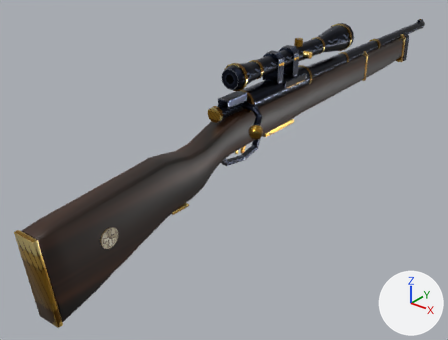
Before and after pictures for a commit that changed the glTF model assets/models/gun/sniper_bolt_base.glb.
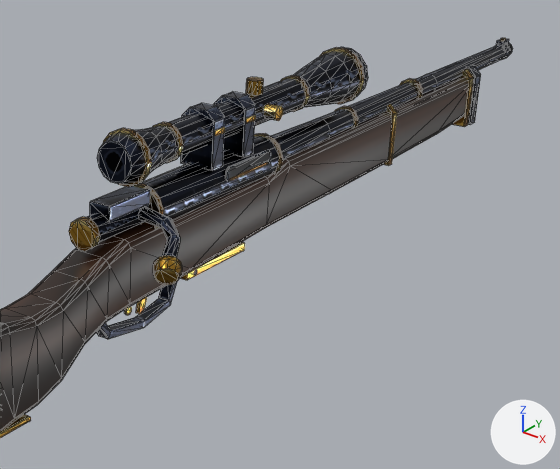
Each version is shown whole from a 50 mm lens placed at (0.492, -0.697, 0.342), pointed at (-0.046, -0.025, -0.074), then close up on the part from 39% to 100% of the width and 0% to 68% of the height. The axes (+X, +Y, +Z) are drawn at lower right. The lights are the same throughout. The last two pictures show the newer version. The close-ups show mesh edges as thin lines. Where no turn or scale is listed for an object, it has been applied to the vertices. Vertices at exactly the same position are counted once.

The first close-up shows 'furniture', 'receiver' and 1 more.
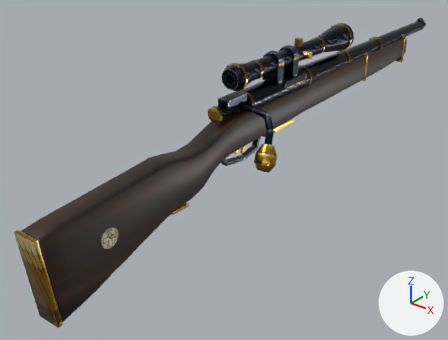
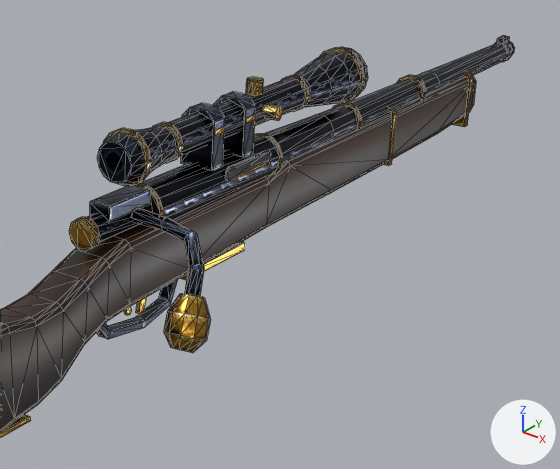
Patch to the scene script:
```diff
--- a/assets/models/gun/sniper_bolt_base.glb.py
+++ b/assets/models/gun/sniper_bolt_base.glb.py
@@ me_receiver @@
 # used by ob_receiver; location = (0.0, 0.0, 0.0)
-me_receiver.from_pydata(...)  # 844 vertices, 1588 faces; spans x -0.023..0.061, y -0.104..0.58, z -0.038..0.113
+me_receiver.from_pydata(...)  # 834 vertices, 1572 faces; spans x -0.023..0.092, y -0.108..0.58, z -0.038..0.113
+# me_receiver part 1: the loose piece of 84 vertices spanning x -0.012..0.012, y 0.115..0.58, z 0.038..0.062 is scaled about its middle by (1.3, 1, 1.3)
+# me_receiver part 2: a new loose piece, a 12-sided cylinder along y spanning x -0.0141..0.0141, y 0.24..0.245, z 0.0359..0.0641, in mat_sniper_bolt_base (picture img_sniper_bolt_base_albedo)
+# me_receiver part 3: a new loose piece, a 12-sided cylinder along y spanning x -0.0141..0.0141, y 0.36..0.365, z 0.0359..0.0641, in mat_sniper_bolt_base (picture img_sniper_bolt_base_albedo)
+# me_receiver part 4: the loose piece of 8 vertices spanning x -0.003..0.003, y 0.56..0.575, z 0.057..0.061 is moved by (0.0, 0.0, 0.002)
+# me_receiver part 5: the loose piece of 40 vertices spanning x 0.008..0.053, y -0.079..-0.045, z 0.029..0.057 is rebuilt with 40 vertices and now spans x 0.008..0.079, y -0.088..-0.051, z 0.017..0.058
+# me_receiver part 6: a new loose piece of 40 vertices spanning x 0.063..0.092, y -0.108..-0.078, z -0.013..0.025, in mat_sniper_bolt_base (picture img_sniper_bolt_base_albedo)
+# me_receiver part 7: the loose piece of 30 vertices spanning x 0.041..0.061, y -0.089..-0.07, z 0.021..0.041 is deleted
+# me_receiver part 8: the loose piece of 24 vertices spanning x -0.011..0.011, y 0.36..0.365, z 0.039..0.061 is deleted
+# me_receiver part 9: the loose piece of 24 vertices spanning x -0.011..0.011, y 0.24..0.245, z 0.039..0.061 is deleted
+# me_receiver part 10: the loose piece of 20 vertices spanning x -0.017..0.017, y 0.468..0.48, z -0.002..0.053 is deleted
+# other edits to the shape of me_receiver do not show in these pictures
 me_receiver.materials.append(mat_sniper_bolt_base)
```

Changed parts and their boxes (x1, y1, x2, y2) in the close-ups (560 x 469 px; the box of a moved part takes in the faces that stretch with it):
'receiver', reshaped: before (69, 38, 513, 339); after (69, 35, 515, 353)
part 1 of me_receiver, moved or reshaped: before (271, 43, 513, 161); after (263, 41, 515, 167)
part 2 of me_receiver, added: after (333, 102, 362, 129)
part 3 of me_receiver, added: after (397, 75, 426, 100)
part 4 of me_receiver, moved or reshaped: before (496, 39, 509, 46); after (497, 37, 510, 44)
part 5 of me_receiver, rebuilt: before (138, 206, 180, 258); after (132, 207, 204, 296)
part 6 of me_receiver, added (brown): after (163, 294, 211, 353)
part 7 of me_receiver, deleted (brown): before (153, 256, 182, 285)
part 8 of me_receiver, deleted: before (400, 78, 423, 98)
part 9 of me_receiver, deleted: before (335, 106, 358, 127)
part 10 of me_receiver, deleted: before (468, 65, 481, 125)
